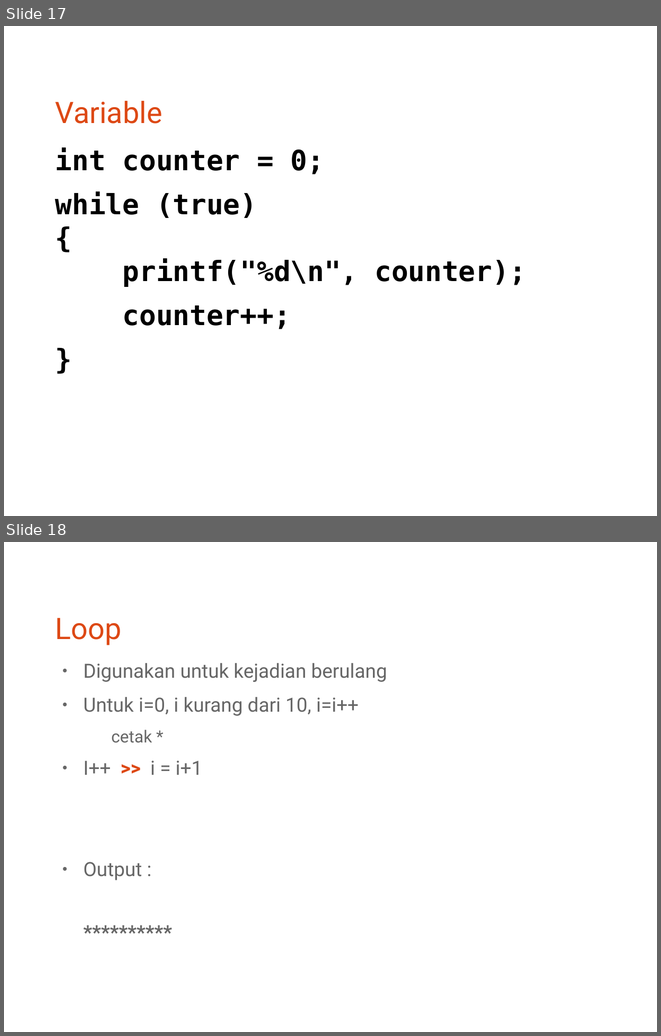
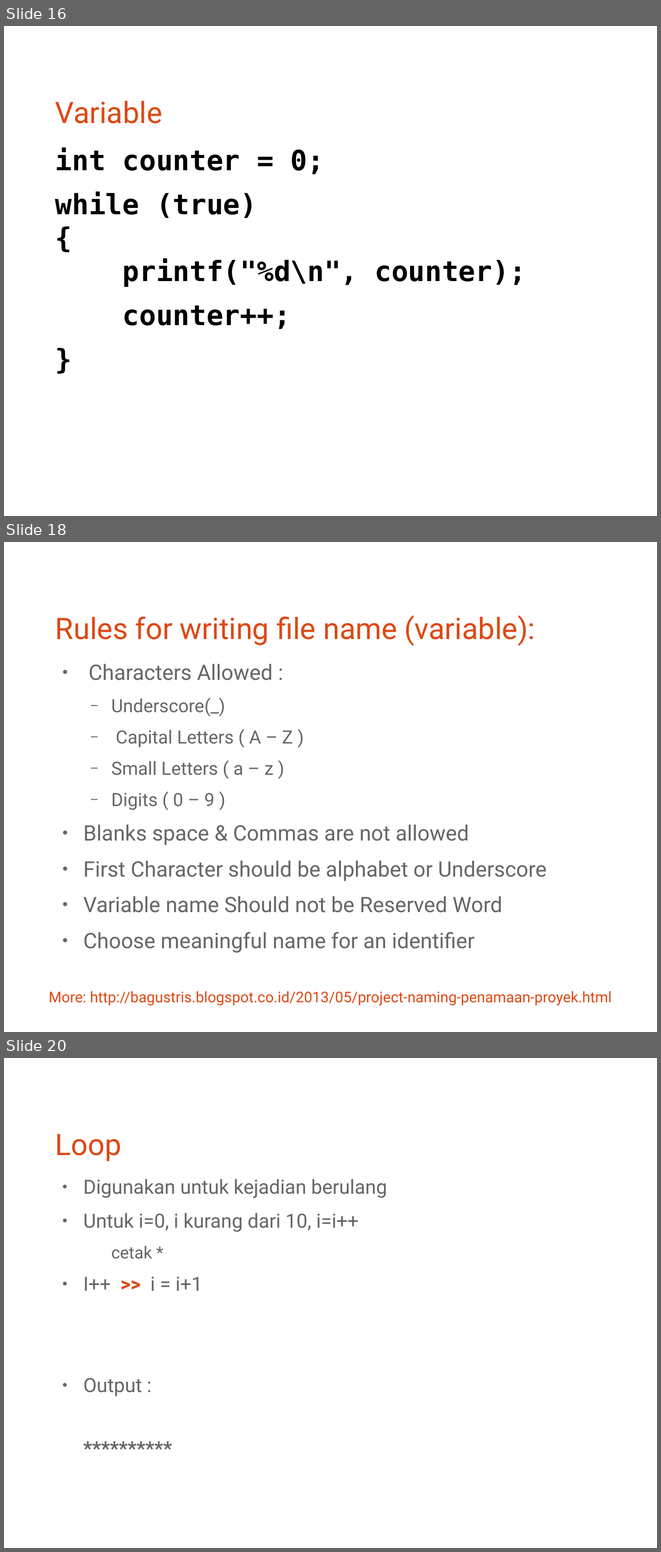
Before and after one commit to bagustris/prokom-tf, a slide deck: prokom1.odp. Shown one above the other, each under a label of ours: slides 17 and 18 before the commit, slides 16, 18 and 20 after it; the slides between them are not shown. The pictures are 661x1036 and 661x1552 pixels, drawn with LibreOffice and Linux fonts; fonts in the diff are those of the drawing. Boxes give left, top, right and bottom in pixels: in the first picture for what was removed or moved away, otherwise in the second. Text is boxed around its words. In the diff, an @@ line names an element or a change of style, - is before the commit and + after.

```diff
--- a/prokom1.odp
+++ b/prokom1.odp
@@ slide 18 added at (4, 542, 657, 1032), background #FFFFFF @@
@@ title added at (55, 615, 535, 646), 36 pt, text #DD4814 @@
+Rules for writing file name (variable):
@@ text added at (84, 664, 547, 953), 25.9 pt, text #666666 @@
+● Characters Allowed :
+  − Underscore(_)
+  − Capital Letters ( A – Z )
+  − Small Letters ( a – z )
+  − Digits ( 0 – 9 )
+● Blanks space & Commas are not allowed
+● First Character should be alphabet or Underscore
+● Variable name Should not be Reserved Word
+● Choose meaningful name for an identifier
@@ text added at (49, 991, 611, 1005), 18 pt, text #DD4814 @@
+More: http://bagustris.blogspot.co.id/2013/05/project-naming-penamaan-proyek.html
@@ what was slide 17 is now slide 16 @@
@@ what was slide 18 is now slide 20 @@
```
Also in this commit, not shown: 2 slides changed, 2 other slides added, 1 slide removed, 41 other files.
